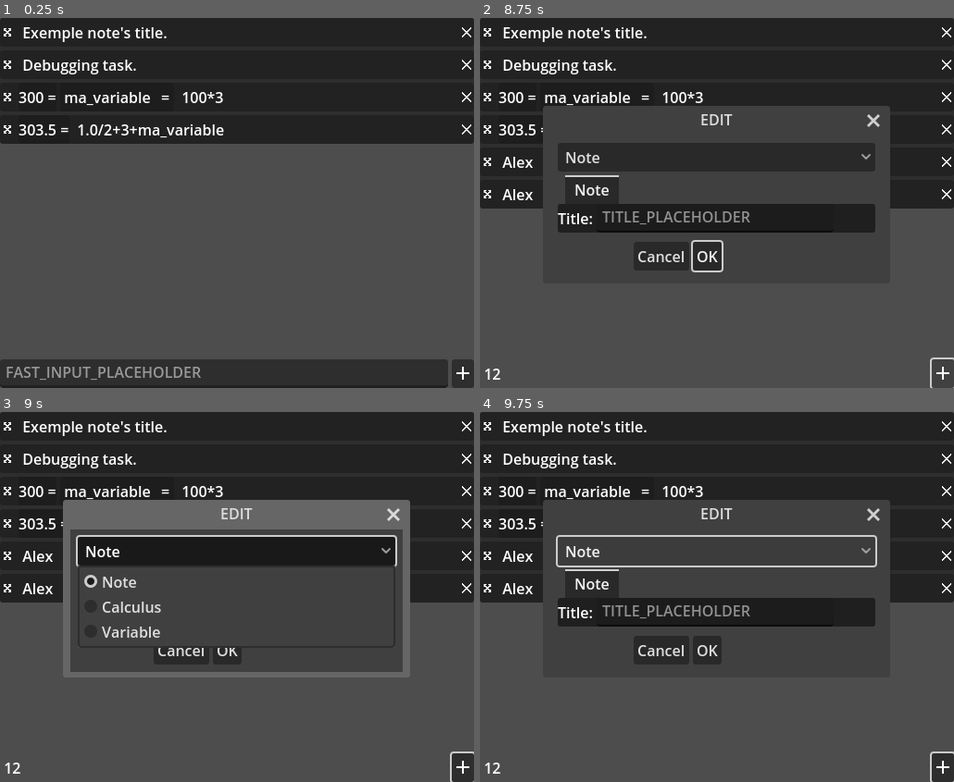
Above: before the commit, frames 1-4 (two rows, left to right).
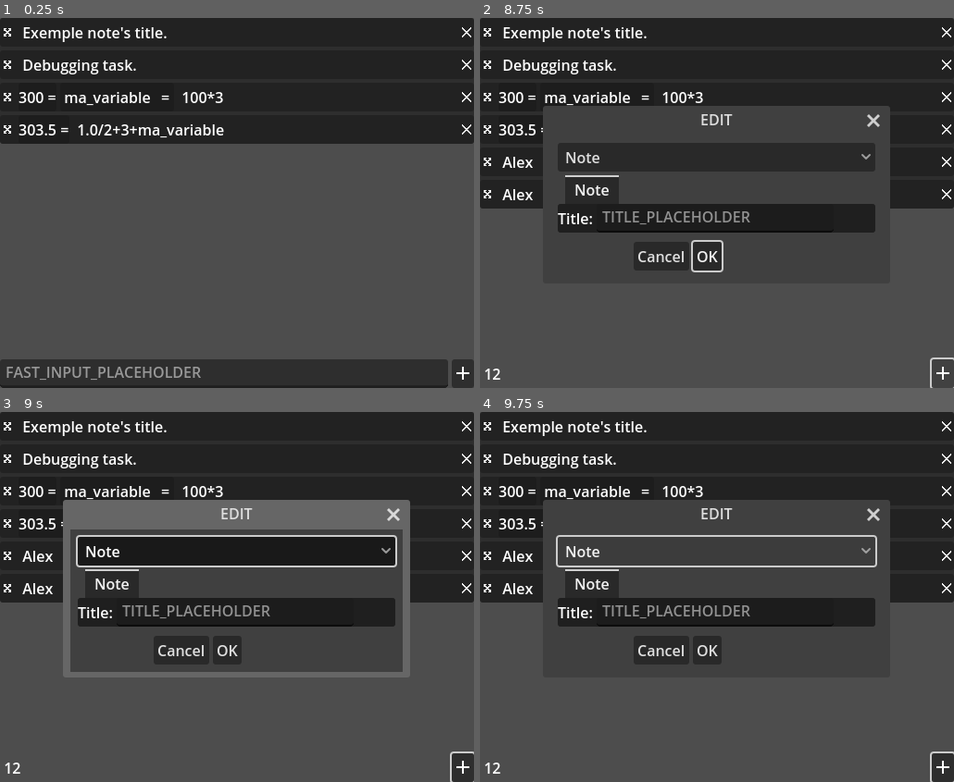
Above: after the commit, the same moments.

Repository: xorblo-doitus/Bloc-notes-plus-plus
Game: Godot game, scene res://src/app/main.tscn
Same seed, same stepped clock (60 frames per second), same inputs: the game is played once before the commit and once after it. The engine's default icon, where the game draws it, is replaced by a stand-in: a white triangle on a blue panel in a dark square.
Inputs (mouse positions are in pixels of both pictures, inside the frame that each line leads up to):
- Up to frame 1 (0.25 s): no input
- Up to frame 2 (8.75 s): click (702, 373) at 0.52 s; type "12" at 0.6 s; click (489, 32) at 1.27 s; click (489, 32) at 2.02 s; click (944, 373) at 2.75 s; click (717, 217) at 3.52 s; type "Alex" at 3.6 s; click "OK" at 4.25 s; click (944, 373) at 5 s; click (717, 217) at 5.77 s; type "Alex" at 5.85 s; click "OK" at 6.5 s; click (489, 32) at 7.27 s; click (944, 373) at 8 s
- Up to frame 3 (9 s): click "Note" at 8.75 s
- Up to frame 4 (9.75 s): click "Note" at 9.5 s

Frames 1-2 are identical in both runs. In frame 3, 5.8% of the frame differs, in the area x 16-84%, y 41-64%; in frame 4, nothing differs.

Commit message:
Sync windows `always_on_top` attribute

Diff:
--- a/src/gui/user_input/note_edition/builder_gui/builder_gui.gd
+++ b/src/gui/user_input/note_edition/builder_gui/builder_gui.gd
@@ -77,6 +77,10 @@
 	for ui: NoteUI in NoteUI.all.values():
 		type_selector.add_item(ui.type_translation_key)
 
+	if get_tree().root.always_on_top:
+		always_on_top = true
+		move_to_foreground()
+
 
 #func _on_visibility_changed() -> void:
 	#if not visible:
--- a/src/gui/user_input/note_edition/builder_gui/builder_gui.tscn
+++ b/src/gui/user_input/note_edition/builder_gui/builder_gui.tscn
@@ -2,7 +2,7 @@
 
 [ext_resource type="Script" path="res://src/gui/user_input/note_edition/builder_gui/builder_gui.gd" id="1_3f32s"]
 
-[node name="BuilderGUI" type="ConfirmationDialog"]
+[node name="BuilderGUI" type="ConfirmationDialog" groups=["window"]]
 title = "EDIT"
 initial_position = 2
 size = Vector2i(359, 146)
--- a/src/singletons/global_inputs.gd
+++ b/src/singletons/global_inputs.gd
@@ -15,5 +15,7 @@
 			get_window().mode = Window.MODE_WINDOWED
 
 	if Input.is_action_just_pressed(&"always_on_top"):
-		get_window().always_on_top = not get_window().always_on_top
+		var new: bool = not get_window().always_on_top
+		get_window().always_on_top = new
+		get_tree().set_group(&"window", &"always_on_top", new)
 		print("set always_on_top to ", get_window().always_on_top)
--- a/src/utlity/error/error_popup.gd
+++ b/src/utlity/error/error_popup.gd
@@ -4,6 +4,12 @@
 
 func _init() -> void:
 	hide()
+
+
+func _ready() -> void:
+	if get_tree().root.always_on_top:
+		always_on_top = true
+		move_to_foreground()
 
 
 func set_title_elements(elements: Array[String] = []) -> void:
--- a/src/utlity/error/error_popup.tscn
+++ b/src/utlity/error/error_popup.tscn
@@ -2,7 +2,7 @@
 
 [ext_resource type="Script" path="res://src/utlity/error/error_popup.gd" id="1_fy4eu"]
 
-[node name="AcceptDialog" type="AcceptDialog"]
+[node name="AcceptDialog" type="AcceptDialog" groups=["window"]]
 title = "ERROR_UNKNOWN"
 initial_position = 2
 size = Vector2i(384, 128)
